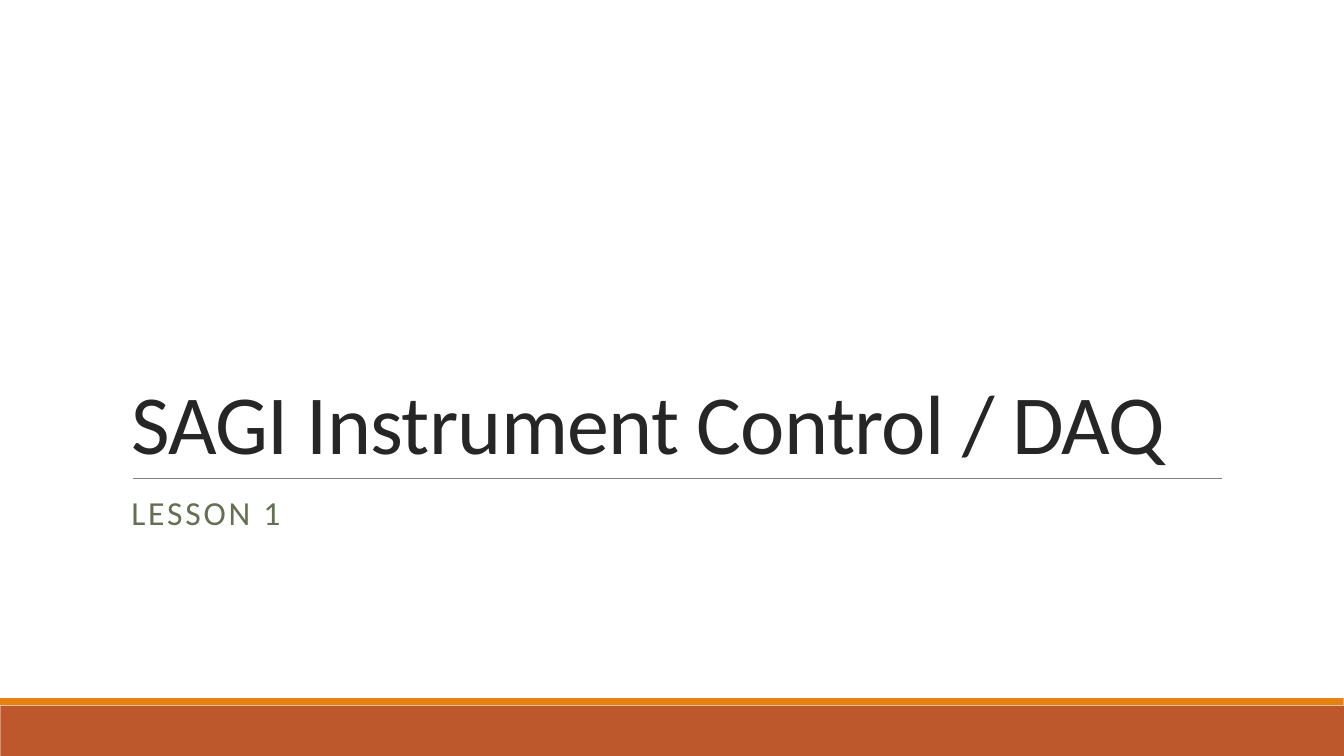
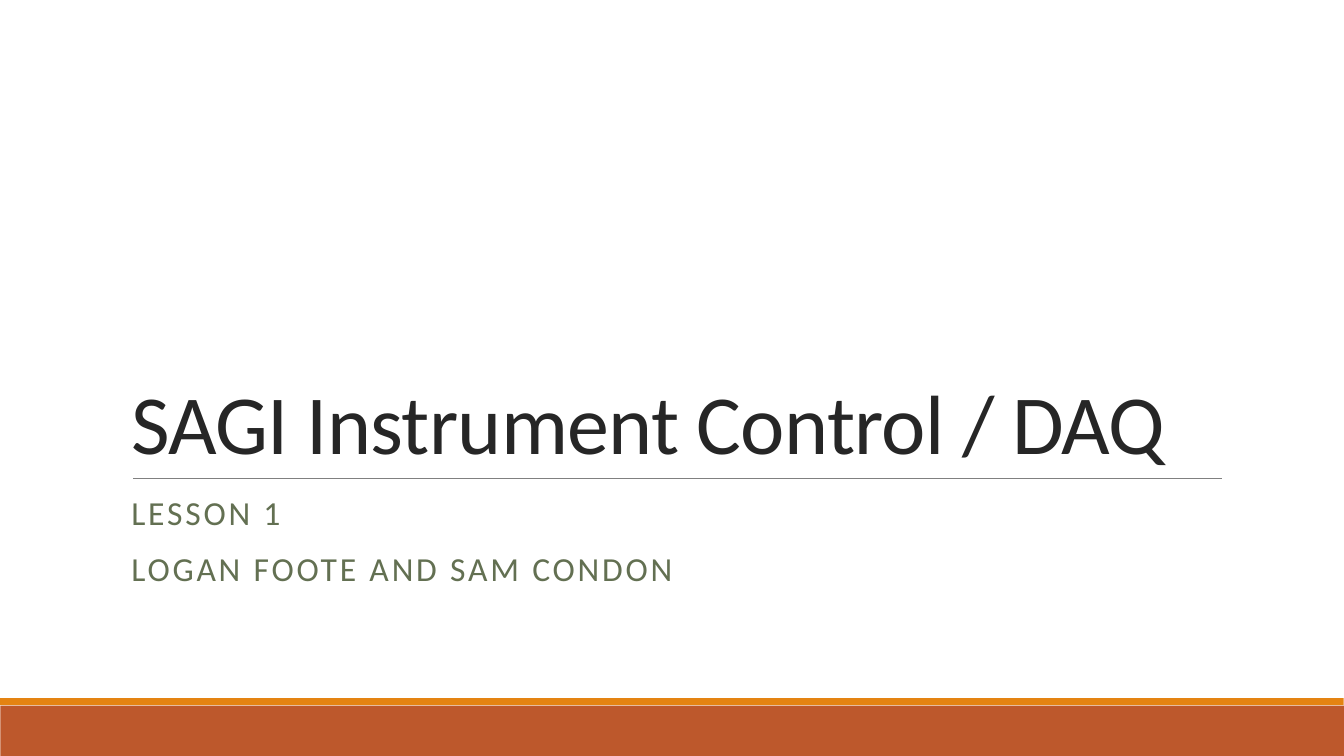
Before and after one commit to loganfoote/sagi, a slide deck: slide 1 of lessons/instrument_control/lesson1/lesson1.pptx. Drawn at 1344x756 pixels with LibreOffice and Linux fonts; fonts in the diff are those of the drawing. Boxes give left, top, right and bottom in pixels: in the first picture for what was removed or moved away, otherwise in the second. Text is boxed around its words. In the diff, an @@ line names an element or a change of style, - is before the commit and + after.

```diff
--- a/lessons/instrument_control/lesson1/lesson1.pptx
+++ b/lessons/instrument_control/lesson1/lesson1.pptx
@@ subtitle at <box>131,559,672,581</box>: paragraph added @@
+LOGAN FOOTE AND SAM CONDON
```
Also in this commit, not shown: 3 other slides changed, 9 other files.
